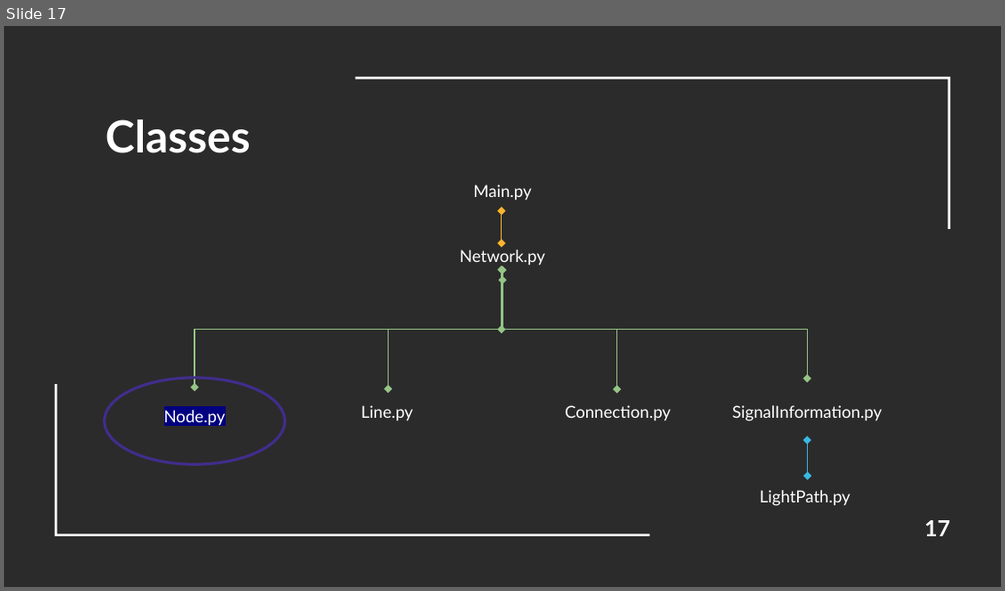
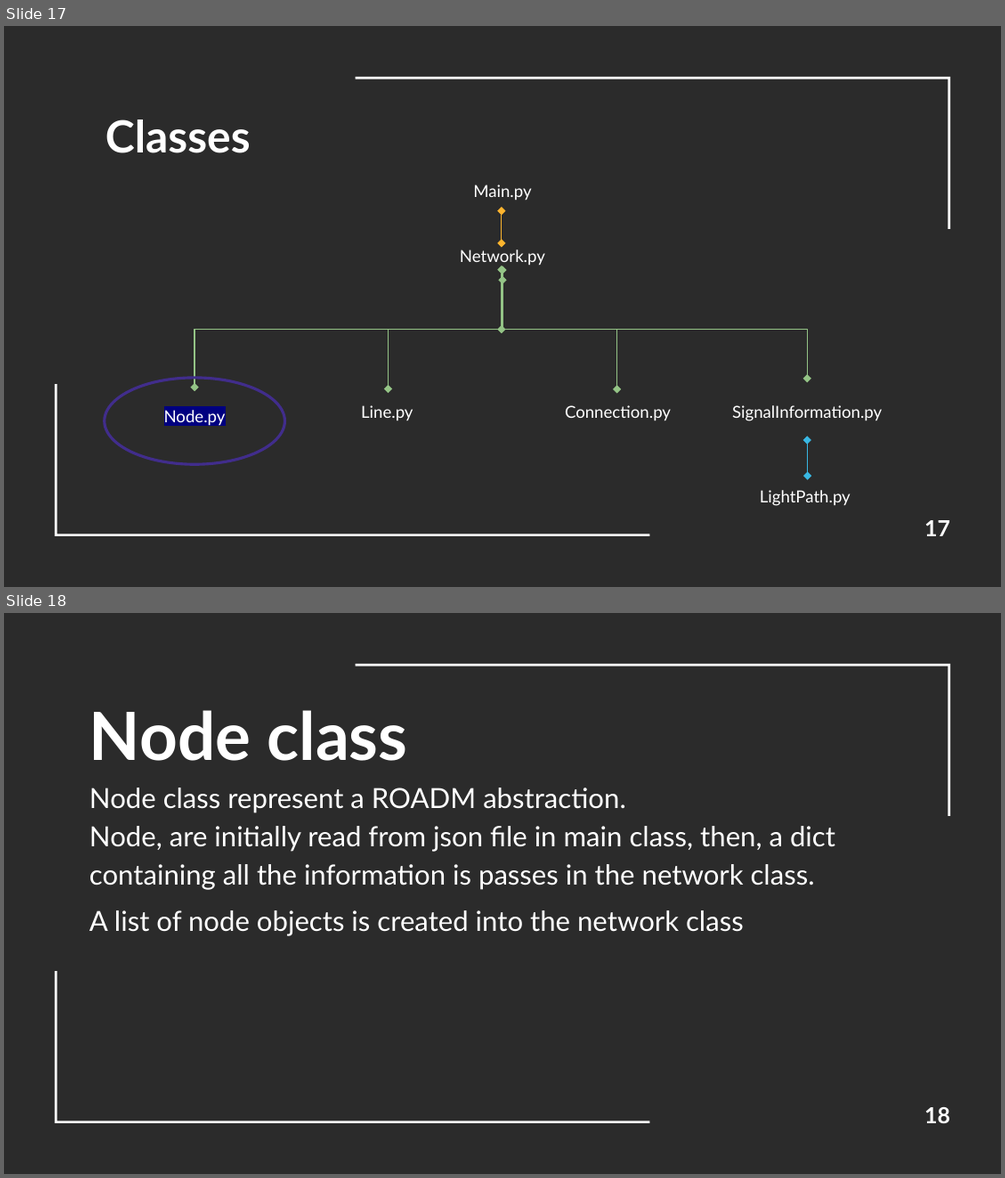
Before and after one commit to RenatoParker/OON_LabsProject, a slide deck: Presentazione esame OOP.pptx. Shown one above the other, each under a label of ours: slide 17 before the commit, slides 17 and 18 after it. The pictures are 1005x591 and 1005x1178 pixels, drawn with LibreOffice and Linux fonts; fonts in the diff are those of the drawing; background and template pictures are left out; a plain dark background stands for a picture behind light text. Boxes give left, top, right and bottom in pixels: in the first picture for what was removed or moved away, otherwise in the second. Text is boxed around its words. In the diff, an @@ line names an element or a change of style, - is before the commit and + after.

```diff
--- a/Presentazione esame OOP.pptx
+++ b/Presentazione esame OOP.pptx
@@ slide 18 added at (x1=4, y1=613, x2=1001, y2=1174), background picture (left out); not listed: 2 template elements that a slide beside it also shows @@
@@ title added at (x1=89, y1=710, x2=408, y2=761), 48 pt, text #FFFFFF, bold @@
+Node class
@@ subtitle added at (x1=89, y1=787, x2=835, y2=936), 20 pt, text #FFFFFF @@
+Node class represent a ROADM abstraction.
+Node, are initially read from json file in main class, then, a dict containing all the information is passes in the network class.
+A list of node objects is created into the network class
@@ page number added at (x1=924, y1=1107, x2=950, y2=1123), 16 pt, text #FFFFFF, bold @@
+18
```
Also in this commit, not shown: 4 slides changed, 12 other slides added, 8 slides removed, 3 other files.
